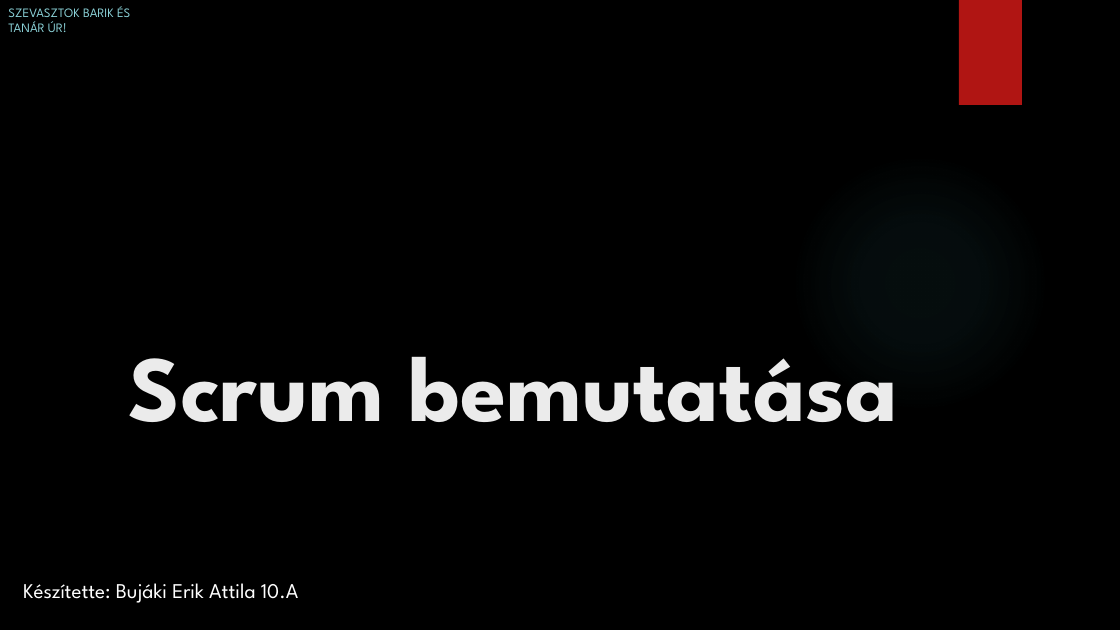
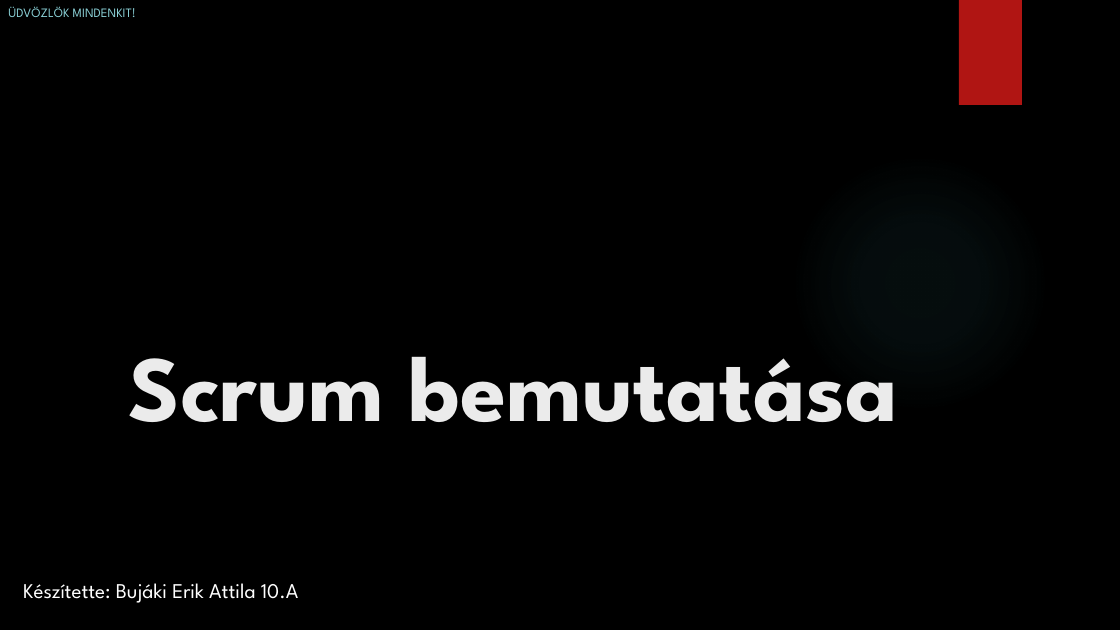
Before and after one commit to MrErik402/PPT, a slide deck: slide 1 of IKT Projekt feladat.pptx. Drawn at 1120x630 pixels with LibreOffice and Linux fonts; fonts in the diff are those of the drawing; background and template pictures are left out. Boxes give left, top, right and bottom in pixels: in the first picture for what was removed or moved away, otherwise in the second. Text is boxed around its words. In the diff, an @@ line names an element or a change of style, - is before the commit and + after.

```diff
--- a/IKT Projekt feladat.pptx
+++ b/IKT Projekt feladat.pptx
@@ subtitle at (x1=8, y1=6, x2=136, y2=17): text changed @@
-SZEVASZTOK BARIK ÉS TANÁR ÚR!
+ÜDVÖZLÖK MINDENKIT!
```
Also in this commit, not shown: 4 other slides changed, 1 slide added, 8 other files.
